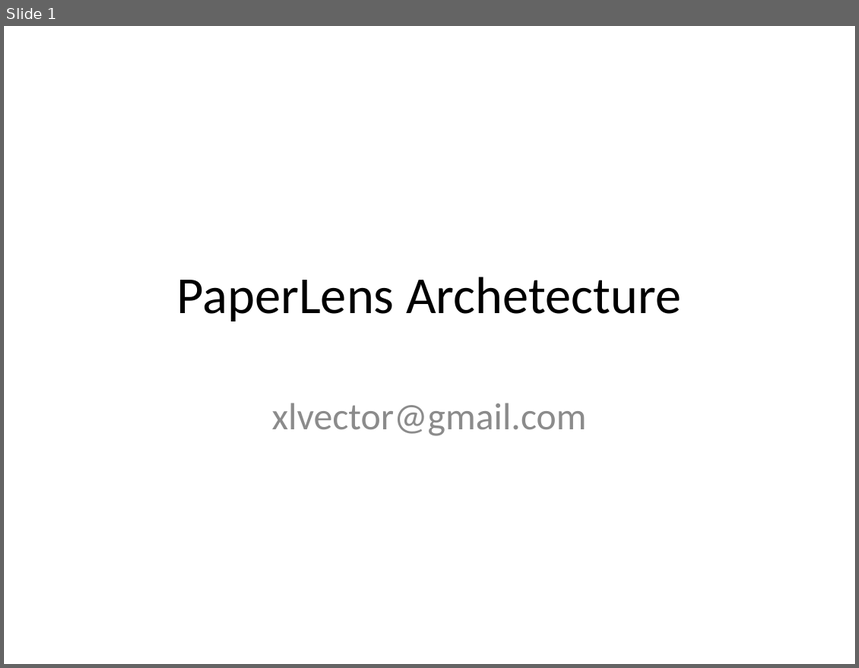
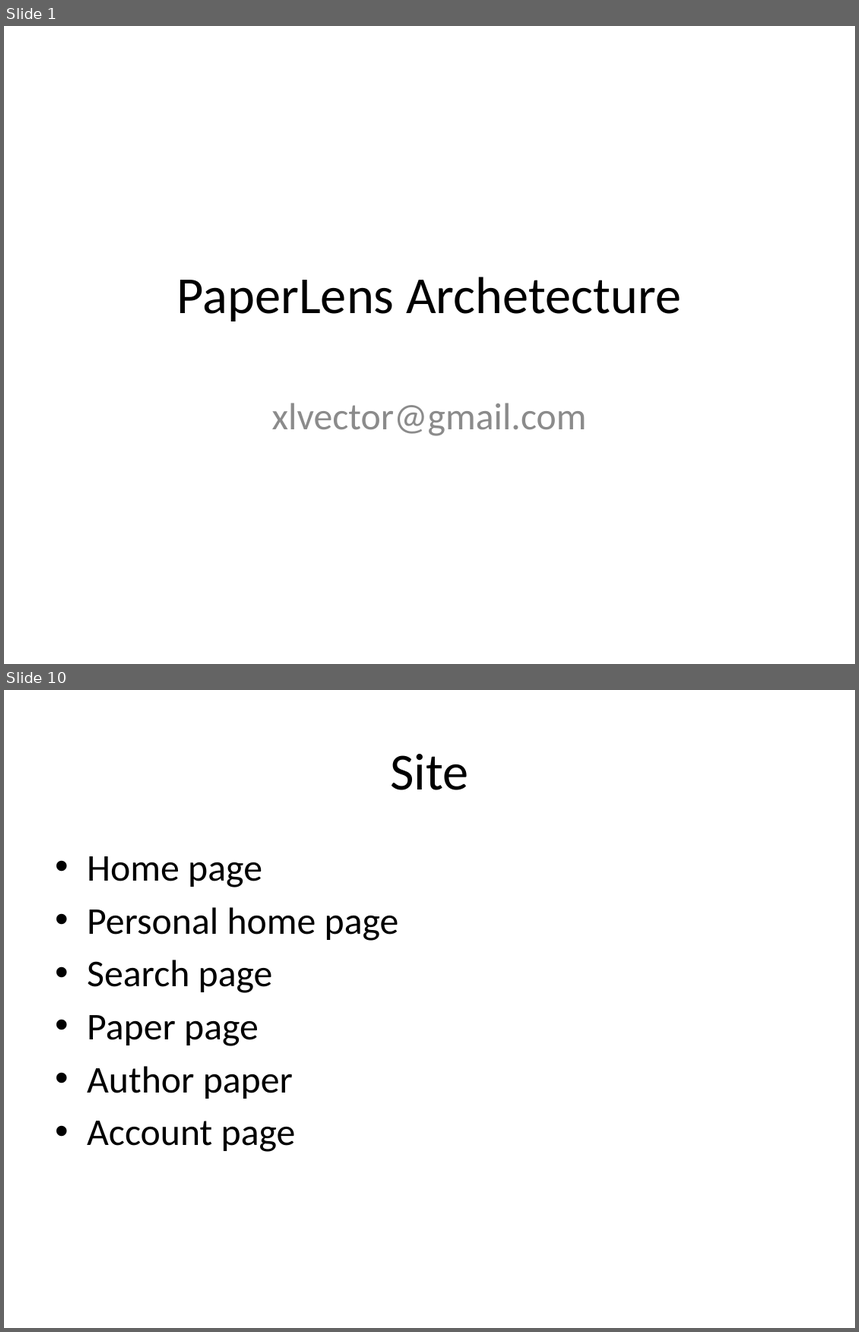
Before and after one commit to amumu-dev/paperlens, a slide deck: doc/PPT/PaperLens Archetecture.pptx. Shown one above the other, each under a label of ours: slide 1 before the commit, slides 1 and 10 after it; the slides between them are not shown. The pictures are 859x668 and 859x1332 pixels, drawn with LibreOffice and Linux fonts; fonts in the diff are those of the drawing. Boxes give left, top, right and bottom in pixels: in the first picture for what was removed or moved away, otherwise in the second. Text is boxed around its words. In the diff, an @@ line names an element or a change of style, - is before the commit and + after.

```diff
--- a/doc/PPT/PaperLens Archetecture.pptx
+++ b/doc/PPT/PaperLens Archetecture.pptx
@@ slide 10 added at bbox=[4, 690, 855, 1328], background #FFFFFF @@
@@ title added at bbox=[390, 754, 468, 790], 44 pt, text #000000 @@
+Site
@@ text added at bbox=[87, 856, 399, 1152], 32 pt, text #000000 @@
+• Home page
+• Personal home page
+• Search page
+• Paper page
+• Author paper
+• Account page
```
Also in this commit, not shown: 10 other slides added.
